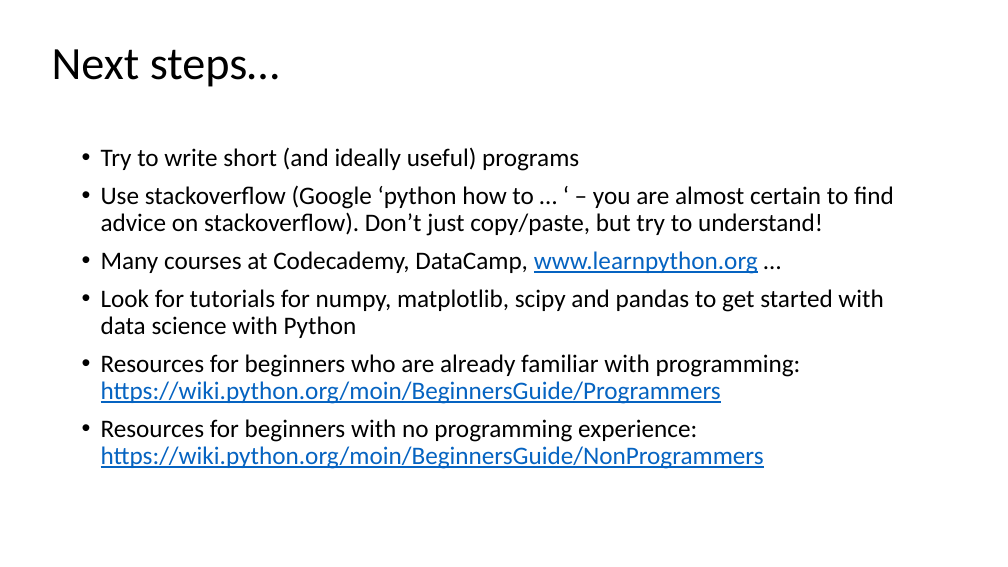
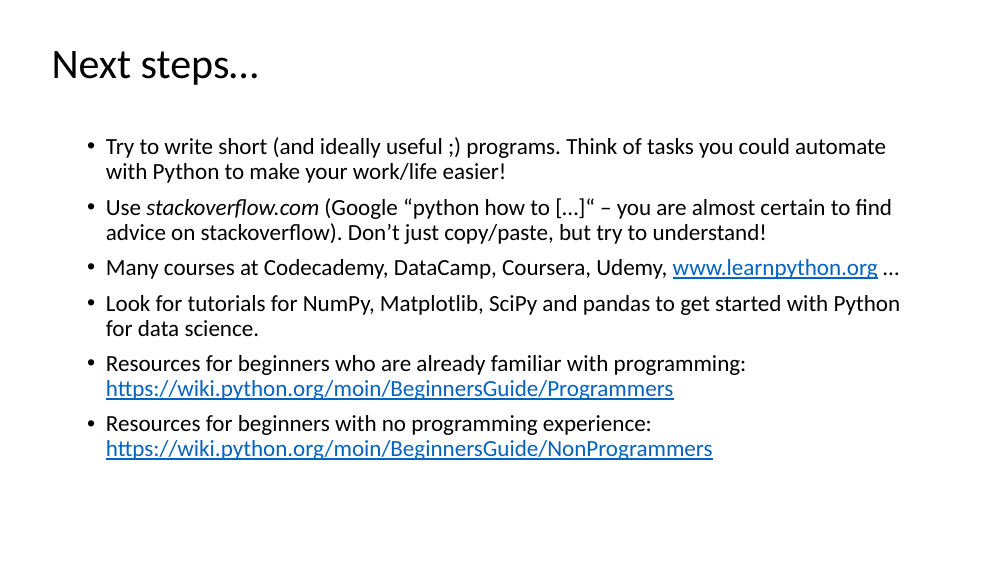
Before and after one commit to btitze/python-course, a slide deck: slide 9 of for_beginners/Python for Beginners.pptx (slide 8 before the commit). Drawn at 1008x567 pixels with LibreOffice and Linux fonts; fonts in the diff are those of the drawing. Boxes give left, top, right and bottom in pixels: in the first picture for what was removed or moved away, otherwise in the second. Text is boxed around its words. In the diff, an @@ line names an element or a change of style, - is before the commit and + after.

Commit message:
Update presentation and notebooks for 2020 beginners session

```diff
--- a/for_beginners/Python for Beginners.pptx
+++ b/for_beginners/Python for Beginners.pptx
@@ title "Next steps…" at [52, 51, 259, 85]: size 44 to 40 pt @@
@@ text "Try to write short (and ...": place and size @@
-text "Try to write short (and ..." at [101, 147, 894, 469]
+text "Try to write short (and ..." at [106, 137, 901, 460]
@@ text at [106, 137, 901, 336]: text changed; size 24 to 22 pt @@
-• Try to write short (and ideally useful) programs
-• Use stackoverflow (Google ‘python how to … ‘ – you are almost certain to find advice on stackoverflow). Don’t just copy/paste, but try to understand!
-• Many courses at Codecademy, DataCamp, www.learnpython.org …
-• Look for tutorials for numpy, matplotlib, scipy and pandas to get started with data science with Python
+• Try to write short (and ideally useful ;) programs. Think of tasks you could automate with Python to make your work/life easier!
+• Use stackoverflow.com (Google “python how to […]“ – you are almost certain to find advice on stackoverflow). Don’t just copy/paste, but try to understand!
+• Many courses at Codecademy, DataCamp, Coursera, Udemy, www.learnpython.org …
+• Look for tutorials for NumPy, Matplotlib, SciPy and pandas to get started with Python for data science.
@@ text at [106, 355, 747, 460]: size 24 to 22 pt in "Resources for beginners who are already familiar ...", "Resources for beginners with no programming experience: ..." @@
```
Also in this commit, not shown: 6 other slides changed, 1 slide added, 2 other files.
